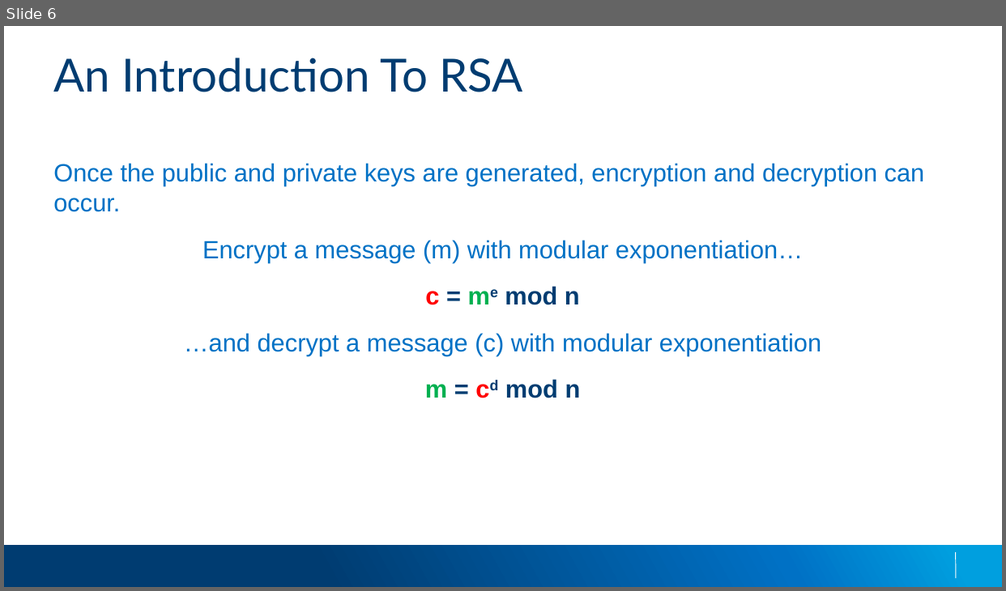
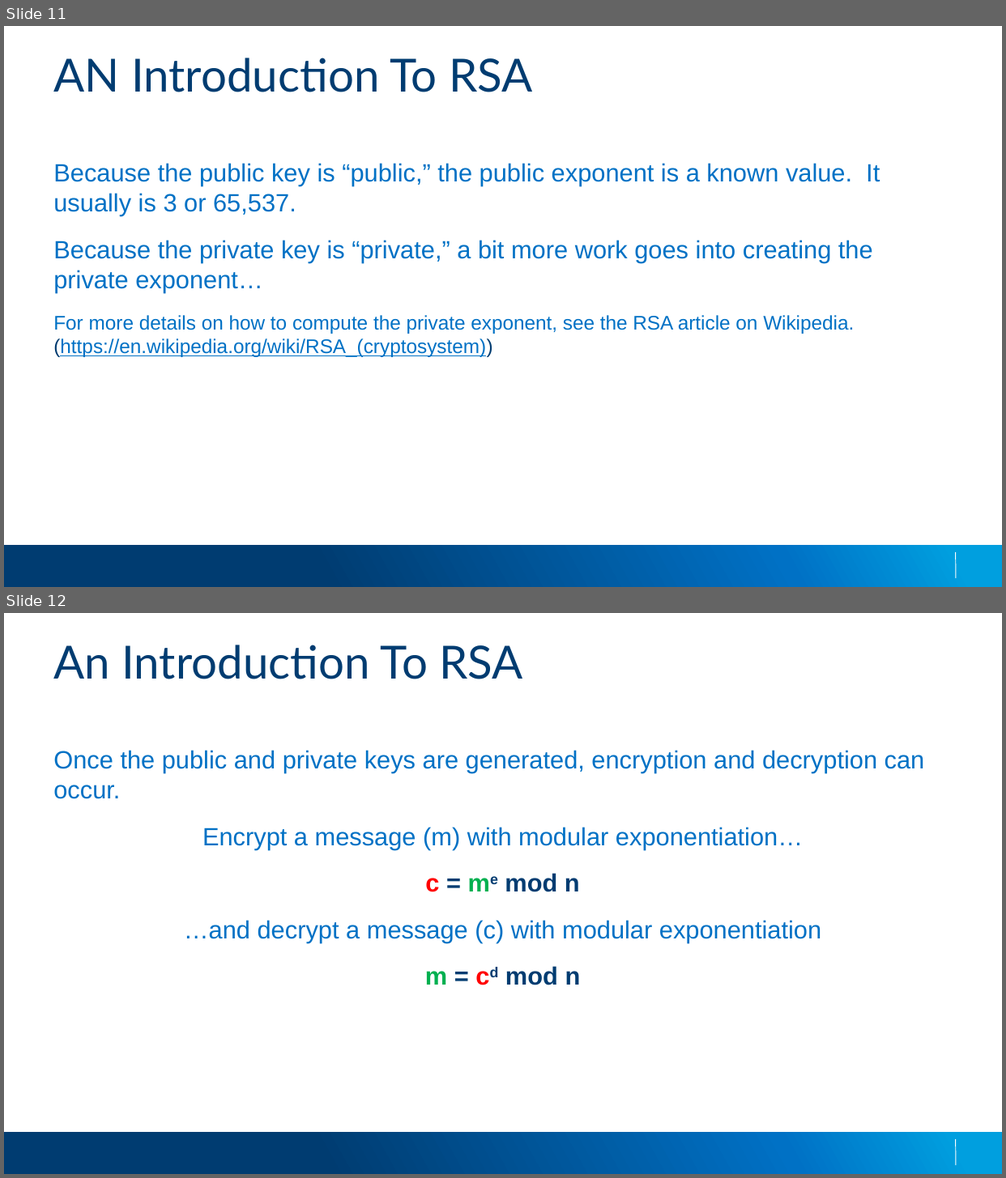
Before and after one commit to applesauce49/lincoln_high, a slide deck: presos/LincolnHighVisit-2019.pptx. Shown one above the other, each under a label of ours: slide 6 before the commit, slides 11 and 12 after it. The pictures are 1006x591 and 1006x1178 pixels, drawn with LibreOffice and Linux fonts; fonts in the diff are those of the drawing; background and template pictures are left out. Boxes give left, top, right and bottom in pixels: in the first picture for what was removed or moved away, otherwise in the second. Text is boxed around its words. In the diff, an @@ line names an element or a change of style, - is before the commit and + after.

Commit message:
Updated presentation
I added a few slides at the start that flesh out the  intro talk that a
presnter can give before getting into the heart of the presentation.

```diff
--- a/presos/LincolnHighVisit-2019.pptx
+++ b/presos/LincolnHighVisit-2019.pptx
@@ slide 11 added at [4,26,1002,587], background #FFFFFF; not listed: 2 template elements that a slide beside it also shows @@
@@ title added at [53,58,532,92], 44 pt, text #003C71 @@
+AN Introduction To RSA
@@ text added at [53,163,880,357], 24 pt, text #0071C5 @@
+  Because the public key is “public,” the public exponent is a known value. It usually is 3 or 65,537.
+  Because the private key is “private,” a bit more work goes into creating the private exponent…
+  For more details on how to compute the private exponent, see the RSA article on Wikipedia. (https://en.wikipedia.org/wiki/RSA_(cryptosystem))
@@ what was slide 6 is now slide 12 @@
```
Also in this commit, not shown: 7 slides changed, 5 other slides added.
